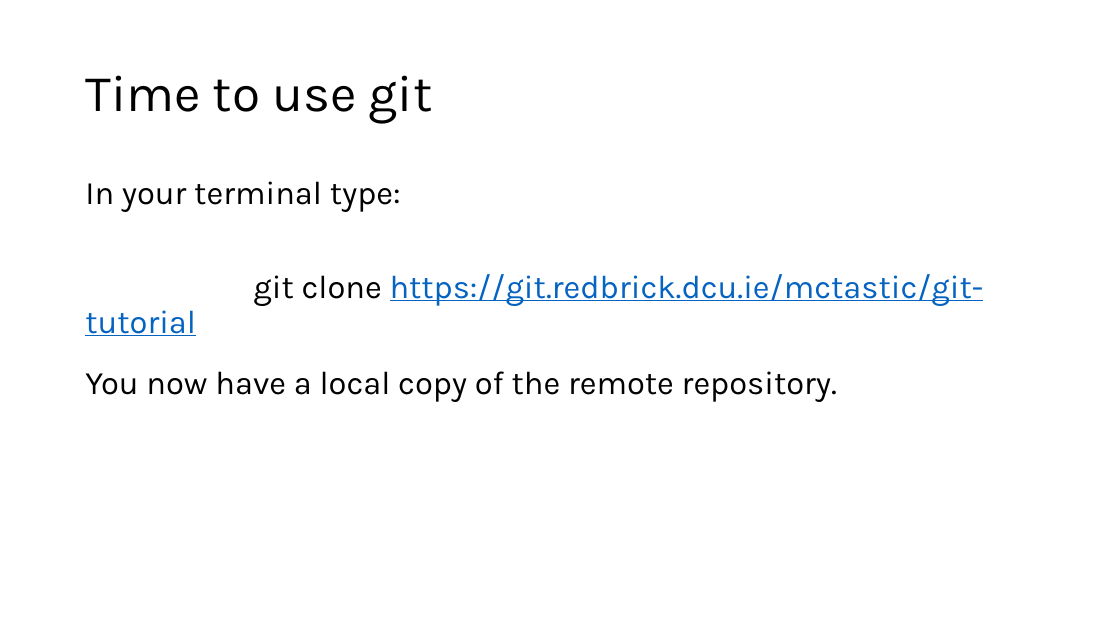
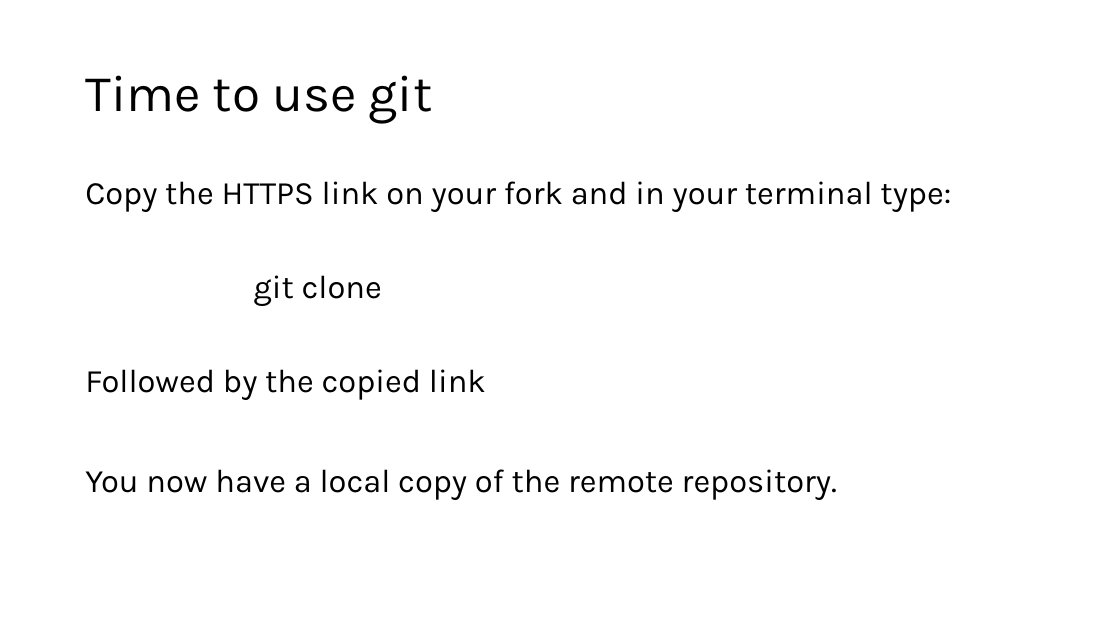
Before and after one commit to theycallmemac/talks, a slide deck: slide 18 of Git/Intro-To-Git/Git.pptx (slide 17 before the commit). Drawn at 1120x630 pixels with LibreOffice and Linux fonts; fonts in the diff are those of the drawing; background and template pictures are left out. Boxes give left, top, right and bottom in pixels: in the first picture for what was removed or moved away, otherwise in the second. Text is boxed around its words. In the diff, an @@ line names an element or a change of style, - is before the commit and + after.

```diff
--- a/Git/Intro-To-Git/Git.pptx
+++ b/Git/Intro-To-Git/Git.pptx
@@ text at (85,181,951,400): text changed; text colour #0563C1 to #000000 @@
-In your terminal type:
-git clone https://git.redbrick.dcu.ie/mctastic/git-tutorial
+Copy the HTTPS link on your fork and in your terminal type:
+git clone
+Followed by the copied link
@@ text "You now have a local ...": place and size @@
-text "You now have a local ..." at (85,371,837,402)
+text "You now have a local ..." at (85,469,837,500)
```
Also in this commit, not shown: 11 other slides changed, 4 slides added, 2 slides removed, 10 other files.
